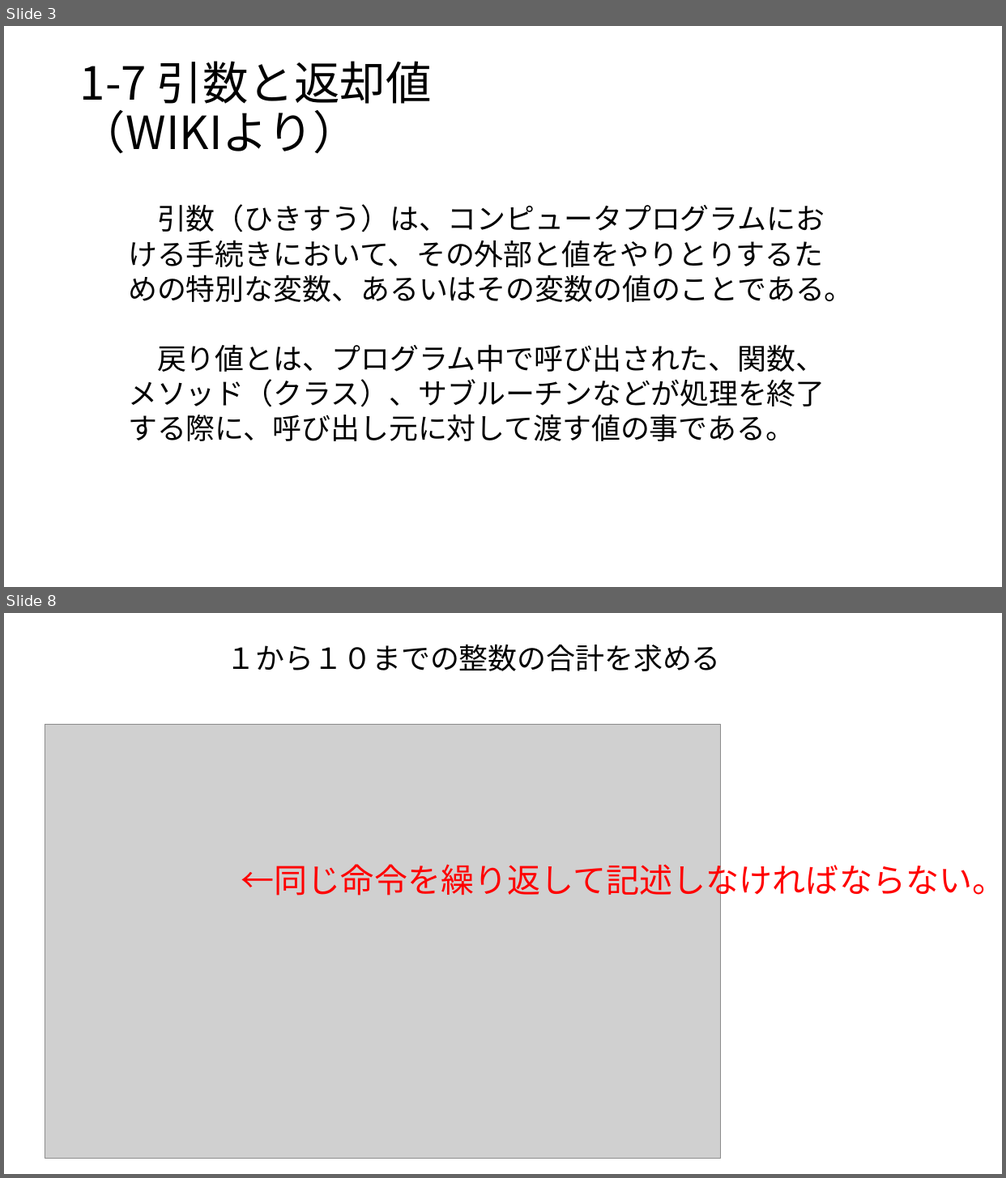
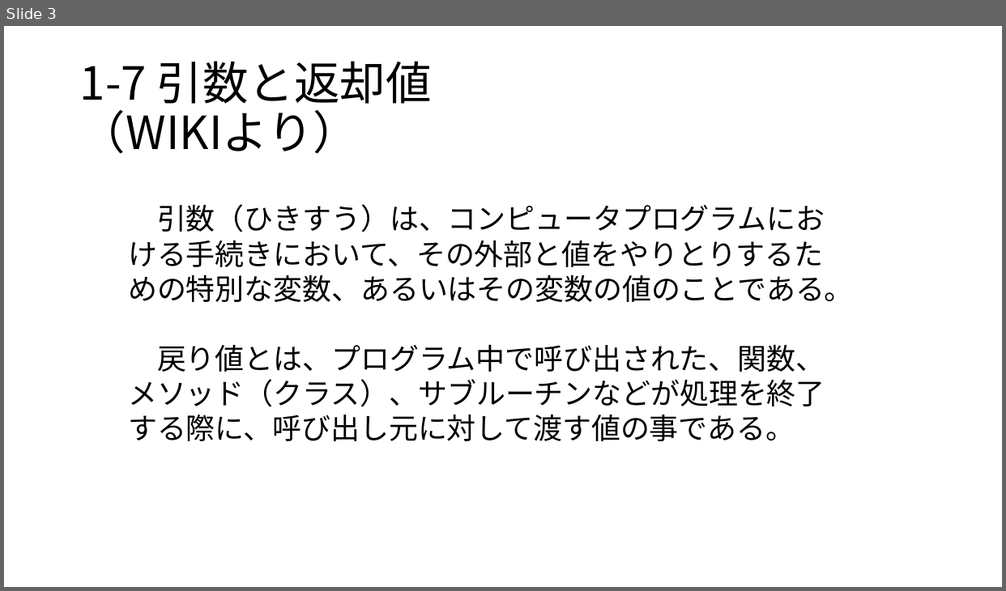
Before and after one commit to masakage/algorithm, a slide deck: docs/第5回引数と返却値.pptx. Shown one above the other, each under a label of ours: slides 3 and 8 before the commit, slide 3 after it; the slides between them are not shown. The pictures are 1006x1178 and 1006x591 pixels, drawn with LibreOffice and Linux fonts; fonts in the diff are those of the drawing; grey boxes stand for pictures. Boxes give left, top, right and bottom in pixels: in the first picture for what was removed or moved away, otherwise in the second. Text is boxed around its words. In the diff, an @@ line names an element or a change of style, - is before the commit and + after.

```diff
--- a/docs/第5回引数と返却値.pptx
+++ b/docs/第5回引数と返却値.pptx
@@ slide 8 removed at bbox=[4, 613, 1002, 1174], background #FFFFFF @@
@@ text removed at bbox=[227, 644, 721, 671] @@
-１から１０までの整数の合計を求める
@@ picture removed at bbox=[45, 724, 720, 1158] @@
@@ text removed at bbox=[241, 858, 1002, 901] @@
-←同じ命令を繰り返して記述しなければならない。
```
Also in this commit, not shown: 3 slides changed, 4 slides added, 7 other slides removed, 3 other files.
